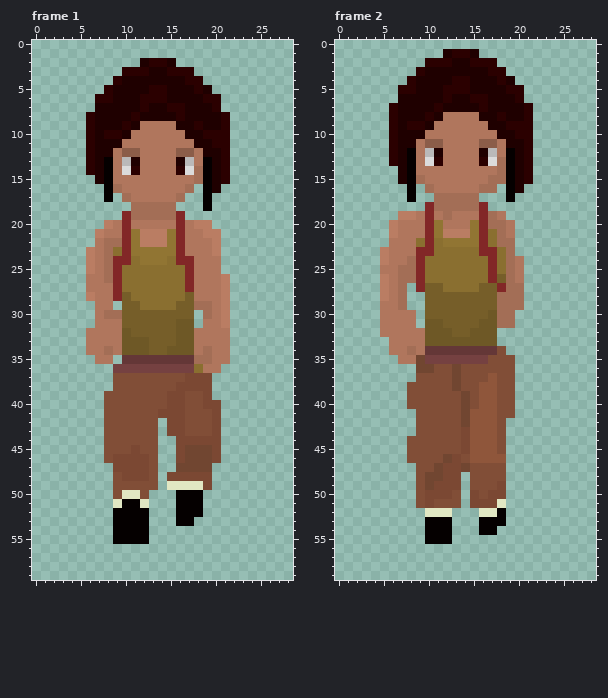
Edited in one commit: pixel-art file (Source/Character Walking fixed.aseprite). The picture above is the old version.
29x60 pixels, 48 frames. Colours within 5 levels of each other are drawn and written as one. Shown: frame 1, frame 2. The commit also changed other frames, which this record leaves out.
After:
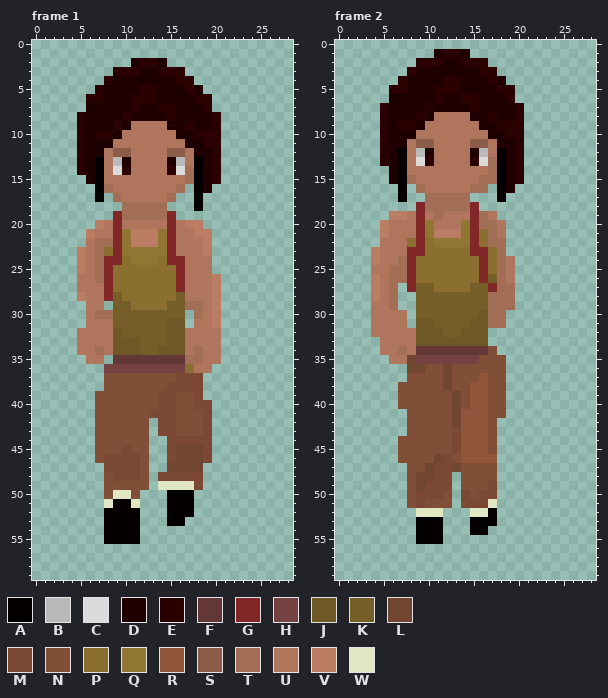
Palette (. is transparent): A #050000  B #bab9b9  C #dbdbdb  D #1f0000  E #2b0000  F #643737  G #822727  H #754141  J #6e5826  K #765e29  L #714631  M #7b4833  N #814e37  P #8a6f30  Q #917533  R #8f563b  S #8b5d49  T #a36e56  U #b0765d  V #ba7d63  W #e1e7c3
Diff:
Frame 1:
y 2: x 11..12 .D -> DE; x 14..15 ED -> D.
y 3: x 9 . -> E; x 12 E -> D; x 14 D -> E; x 17 E -> .
y 4: x 8..9 .E -> ED; x 16 D -> E; x 18 E -> .
y 5: x 7..8 .E -> ED; x 12 D -> E; x 14 E -> D; x 17..19 DED -> ED.
y 6: x 6 . -> E; x 8 E -> D; x 11 D -> E; x 14 E -> D; x 18 D -> E; x 20 E -> .
y 7: x 6 . -> D; x 11..12 DE -> ED; x 14 D -> E; x 16 E -> D; x 19..20 DE -> E.
y 8: x 5..6 .E -> ED; x 10..11 DE -> ED; x 15..16 DE -> ED; x 20..21 DE -> E.
y 9: x 5..6 .E -> ED; x 9..11 DED -> EDU; x 15 U -> D; x 17..18 DE -> ED; x 20..21 DE -> E.
y 10: x 5..7 .ED -> EDE; x 9..10 ED -> DU; x 16 U -> D; x 18 D -> E; x 21 E -> .
y 11: x 5..6 .E -> ED; x 9 D -> U; x 17 U -> D; x 19 D -> E; x 21 E -> .
y 12: x 5..6 .E -> ED; x 8..9 DU -> US; x 11 S -> U; x 15 U -> S; x 17..18 SU -> UD; x 20..21 DE -> E.
y 13: x 5..11 .EDAUBD -> EDAUBDU; x 15..21 UDBUADE -> DBUADE.
y 14: x 5..11 .EDAUCE -> EDAUCEU; x 15..21 UECTADE -> ECTADE.
y 15: x 6..8 .DA -> DAU; x 17..21 UTADE -> TADE.
y 16: x 7..9 .AT -> ATU; x 16..20 UT.AD -> T.AD.
y 17: x 7..10 .A.T -> A.TU; x 15..16 UT -> T.; x 18..19 .A -> A.
y 18: x 10 . -> T; x 15 T -> .; x 18..19 .A -> A.
y 19: x 9..10 .G -> GT; x 15..16 TG -> G.
y 20: x 7..10 .VUG -> VUGU; x 15..17 UGU -> GUV; x 19 V -> .
y 21: x 6..7 .V -> VU; x 9..11 UGQ -> GQV; x 14..16 VQG -> QGU; x 18 U -> V; x 20 V -> .
y 22: x 6..7 .U -> UT; x 9..11 TGQ -> GQV; x 14..16 VQG -> QGU; x 19..20 UV -> V.
y 23: x 5..10 .VUTPG -> VUTPGQ; x 15..16 QG -> GU; x 19..20 UV -> V.
y 24: x 5..8 .VUT -> VUTG; x 10..11 GP -> PQ; x 14..15 QP -> PG; x 17 G -> U; x 20 U -> .
y 25: x 5..9 .VUTG -> VUTGP; x 16..17 PG -> GU; x 20 U -> .
y 26: x 5 . -> U; x 7..9 UTG -> TGP; x 16..17 PG -> GU; x 20..21 UV -> V.
y 27: x 5 . -> U; x 8..9 UG -> GP; x 16..17 PG -> GU; x 20..21 UV -> V.
y 28: x 5..6 .V -> VU; x 8..10 UGK -> GKP; x 16..17 PK -> KU; x 20..21 UV -> V.
y 29: x 6 . -> U; x 8..9 U. -> .K; x 11 K -> P; x 15 P -> K; x 17 K -> T; x 19..21 TUV -> UV.
y 30: x 6..7 .U -> UT; x 9 T -> K; x 17..21 K.TUV -> .TUV.
y 31: x 6 . -> U; x 9 U -> K; x 15 K -> J; x 17..18 J. -> .U; x 20..21 UV -> V.
y 32: x 5 . -> U; x 9..10 UJ -> JK; x 15 K -> J; x 17 J -> U; x 21 U -> .
y 33: x 5 . -> U; x 9 U -> J; x 12 J -> K; x 15 K -> J; x 17 J -> U; x 21 U -> .
y 34: x 5 . -> U; x 7..9 UTU -> TUJ; x 12 J -> K; x 14 K -> J; x 17..19 JUT -> UTU; x 21 U -> .
y 35: x 6 . -> U; x 8..9 U. -> .F; x 17 F -> T; x 19 T -> U; x 21 U -> .
y 36: x 8 . -> H; x 17..18 HP -> PU; x 20 U -> .
y 37: x 8 . -> N; x 16 N -> M; x 19 M -> .
y 38: x 8 . -> N; x 15 N -> M; x 19 M -> .
y 39: x 7 . -> N; x 14 N -> M; x 16 M -> N; x 18..19 NM -> M.
y 40: x 7 . -> N; x 14 N -> M; x 16 M -> N; x 18 N -> M; x 20 M -> .
y 41: x 7 . -> N; x 13 N -> M; x 16 M -> N; x 19..20 NM -> M.
y 42..43: x 7 . -> N; x 13..14 N. -> .M; x 16 M -> N; x 19..20 NM -> M.
y 44: x 7 . -> N; x 13 N -> .; x 15 . -> M; x 20 M -> .
y 45: x 7 . -> N; x 10..11 NM -> MN; x 13 N -> .; x 15..16 .M -> ML; x 19..20 LM -> M.
y 46: x 7..8 .N -> NM; x 12..13 MN -> N.; x 15..16 .M -> ML; x 19..20 LM -> M.
y 47: x 8 . -> M; x 12..13 MN -> N.; x 15 . -> L; x 19 L -> .
y 48: x 8..9 .N -> NM; x 12..14 MN. -> N.M; x 19 M -> .
y 49: x 8 . -> N; x 13..14 N. -> .W; x 18..19 WM -> M.
y 50: x 8..9 .N -> NW; x 11..12 WN -> N.; x 15 . -> A; x 18 A -> .
y 51: x 8..9 .W -> WA; x 11..12 AW -> W.; x 15 . -> A; x 18 A -> .
y 52: x 8 . -> A; x 12 A -> .; x 15 . -> A; x 18 A -> .
y 53: x 8 . -> A; x 12 A -> .; x 15 . -> A; x 17 A -> .
y 54..55: x 8 . -> A; x 12 A -> .
Frame 2:
y 1: x 11..12 .D -> DE; x 14..15 ED -> D.
y 2: x 9 . -> E; x 12 E -> D; x 14 D -> E; x 17 E -> .
y 3: x 8..9 .E -> ED; x 16 D -> E; x 18 E -> .
y 4: x 7..8 .E -> ED; x 12 D -> E; x 14 E -> D; x 17..19 DED -> ED.
y 5: x 6 . -> E; x 8 E -> D; x 11 D -> E; x 14 E -> D; x 18 D -> E; x 20 E -> .
y 6: x 6 . -> D; x 11..12 DE -> ED; x 14 D -> E; x 16 E -> D; x 19..20 DE -> E.
y 7: x 5..6 .E -> ED; x 10..11 DE -> ED; x 15..16 DE -> ED; x 20..21 DE -> E.
y 8: x 5..6 .E -> ED; x 9..11 DED -> EDU; x 15 U -> D; x 17..18 DE -> ED; x 20..21 DE -> E.
y 9: x 5..7 .ED -> EDE; x 9..10 ED -> DU; x 16 U -> D; x 18 D -> E; x 21 E -> .
y 10: x 5..6 .E -> ED; x 9 D -> U; x 17 U -> D; x 19 D -> E; x 21 E -> .
y 11: x 5..6 .E -> ED; x 8..9 DU -> US; x 11 S -> U; x 15 U -> S; x 17..18 SU -> UD; x 20..21 DE -> E.
y 12: x 5..11 .EDAUBD -> EDAUBDU; x 15..21 UDBUADE -> DBUADE.
y 13: x 5..11 .EDAUCE -> EDAUCEU; x 15..21 UECTADE -> ECTADE.
y 14: x 6..8 .DA -> DAU; x 17..21 UTADE -> TADE.
y 15: x 6..9 .DAT -> DATU; x 16 U -> T; x 18..21 TADE -> ADE.
y 16: x 7..10 .A.T -> A.TU; x 15 U -> T; x 17..20 T.AD -> .AD.
y 17: x 7..8 .A -> A.; x 10 . -> T; x 15 T -> .; x 18..19 .A -> A.
y 18: x 9..10 .G -> GT; x 15..16 TG -> G.
y 19: x 6 . -> V; x 8..12 VUGUT -> UGUTU; x 15..18 UGTU -> GTU.
y 20: x 5..6 .V -> VU; x 9..11 UGQ -> GQU; x 14..16 UQG -> QGT; x 18..19 TU -> U.
y 21: x 5..6 .V -> VU; x 9..11 UGQ -> GQV; x 14..19 VQGPTU -> QGPTU.
y 22: x 5 . -> U; x 8..11 UPGP -> PGPQ; x 15..17 QGP -> GPT; x 19 T -> .
y 23: x 4..5 .V -> VU; x 8 U -> G; x 10 G -> P; x 15 P -> G; x 17..19 GPT -> PT.
y 24: x 4..5 .V -> VU; x 7..9 UTG -> TGP; x 16..20 PGPTU -> GPTU.
y 25: x 4 . -> U; x 6 U -> T; x 8..9 TG -> GP; x 16..20 PGPTU -> GPTU.
y 26: x 4..6 .VU -> VUT; x 8..9 TG -> GP; x 16..20 PGKTU -> GKTU.
y 27: x 4..9 .VUT.G -> VUT.GK; x 11 K -> P; x 15 P -> K; x 17..18 KG -> GT; x 20 T -> .
y 28: x 4..7 .VUT -> VUT.; x 9 . -> K; x 17 K -> T; x 20 T -> .
y 29: x 4 . -> U; x 6..7 UT -> T.; x 9 . -> K; x 17 K -> T; x 20 T -> .
y 30: x 4 . -> U; x 8..9 U. -> .K; x 16..17 KJ -> JT; x 19 T -> .
y 31: x 4 . -> U; x 8..9 U. -> .J; x 11 J -> K; x 15 K -> J; x 17 J -> T; x 19 T -> .
y 32: x 4 . -> U; x 9 U -> J; x 12 J -> K; x 14 K -> J; x 17 J -> .
y 33: x 5 . -> U; x 9 U -> J; x 17 J -> .
y 34: x 5 . -> U; x 7..9 UTU -> TUF; x 17..18 FN -> N.
y 35: x 6 . -> U; x 8..9 UL -> LH; x 16 H -> N; x 19 N -> .
y 36: x 8 . -> L; x 10 L -> N; x 12..13 NL -> LN; x 19 N -> .
y 37: x 8 . -> N; x 12..13 NL -> LN; x 16..17 NR -> RN; x 19 N -> .
y 38: x 7 . -> N; x 12..13 NL -> LN; x 15 N -> R; x 17 R -> N; x 19 N -> .
y 39..40: x 7 . -> N; x 13..15 NLN -> LNR; x 17 R -> N; x 19 N -> .
y 41: x 8 . -> N; x 13..14 NL -> LR; x 17 R -> N; x 19 N -> .
y 42: x 8 . -> N; x 13..14 NL -> LR; x 17..18 RN -> N.
y 43: x 8 . -> N; x 13..14 NM -> MR; x 17..18 RN -> N.
y 44..45: x 7 . -> N; x 13..14 NM -> MR; x 17..18 RN -> N.
y 46: x 7 . -> N; x 11..14 NLMN -> LMNR; x 18 R -> .
y 47: x 8 . -> N; x 10..11 NL -> LM; x 13..14 ML -> LN; x 18 N -> .
y 48: x 8..9 .N -> NL; x 11 L -> M; x 13..14 M. -> .N; x 18 N -> .
y 49: x 8..10 .NL -> NLM; x 13..14 M. -> .N; x 17..18 NM -> M.
y 50: x 8..9 .N -> NM; x 12..16 MN.MN -> N.MNM; x 18 M -> .
y 51: x 8..10 .NM -> NMN; x 13..14 N. -> .M; x 17..18 MW -> W.
y 52: x 9 . -> W; x 12 W -> .; x 15 . -> W; x 17..18 WA -> A.
y 53: x 9 . -> A; x 12 A -> .; x 15 . -> A; x 18 A -> .
y 54: x 9 . -> A; x 12 A -> .; x 15 . -> A; x 17 A -> .
y 55: x 9 . -> A; x 12 A -> .
Changed places in both pictures, as pixel boxes (x1, y1, x2, y2):
changed: (77, 58, 230, 544)
changed: (371, 49, 533, 544)
